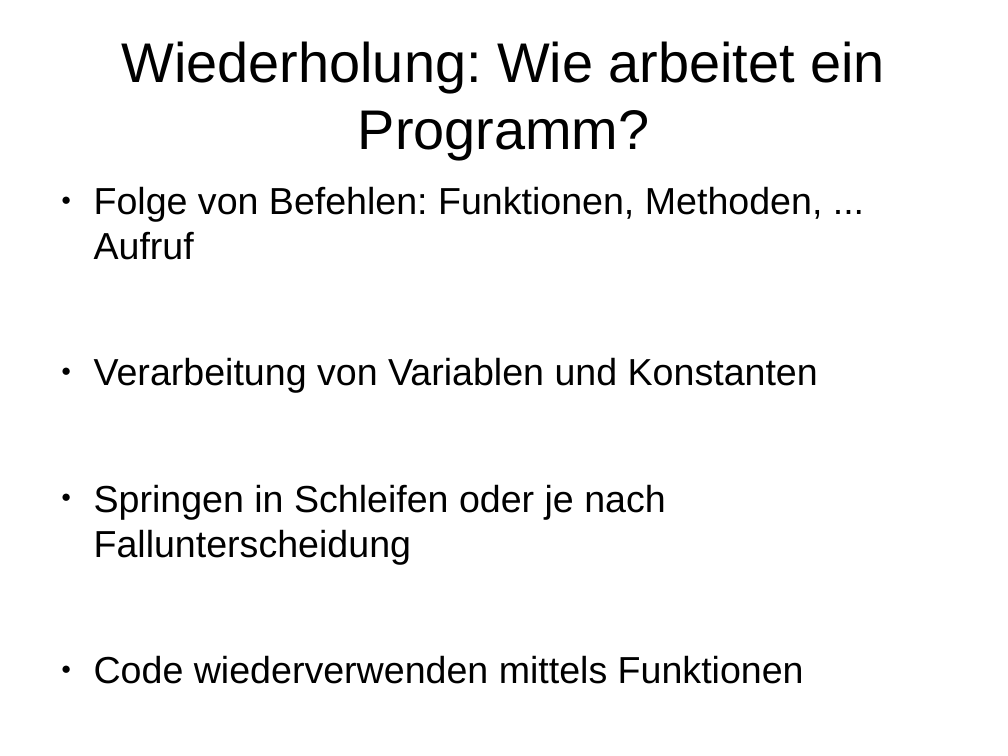
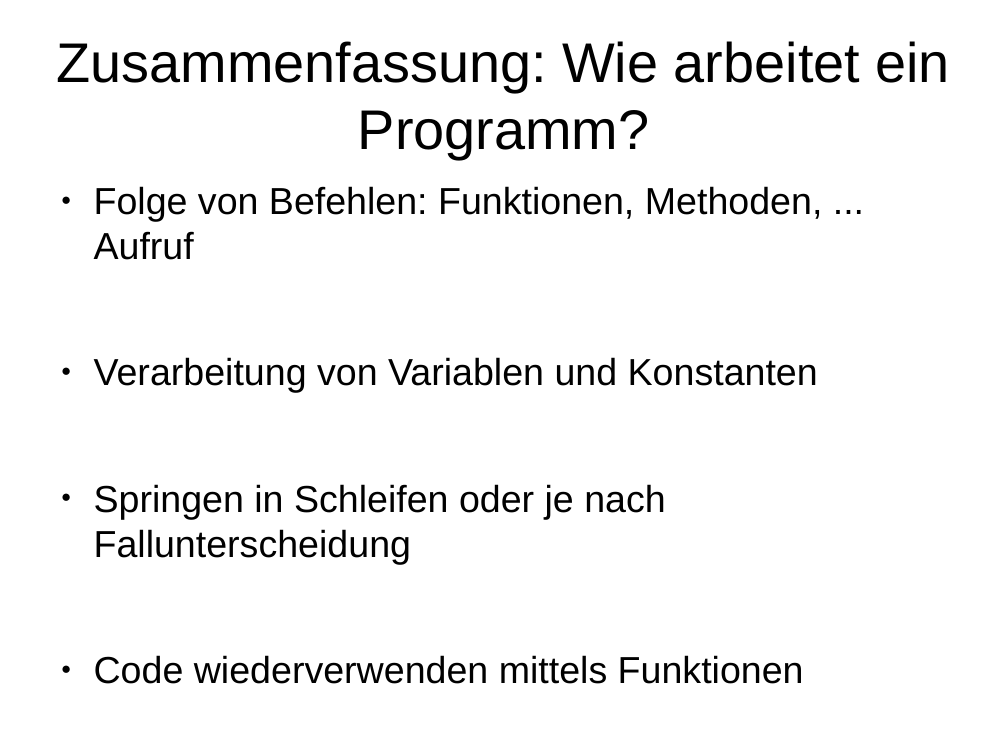
Before and after one commit to mn-io/hello-java, a slide deck: slide 16 of Vorlesung.odp. Drawn at 1008x756 pixels with LibreOffice and Linux fonts; fonts in the diff are those of the drawing. Boxes give left, top, right and bottom in pixels: in the first picture for what was removed or moved away, otherwise in the second. Text is boxed around its words. In the diff, an @@ line names an element or a change of style, - is before the commit and + after.

```diff
--- a/Vorlesung.odp
+++ b/Vorlesung.odp
@@ title at <box>56,41,951,159</box>: text changed @@
-Wiederholung: Wie arbeitet ein Programm?
+Zusammenfassung: Wie arbeitet ein Programm?
```
Also in this commit, not shown: 7 other slides changed, 7 slides added, 3 slides removed, 1 other file.
